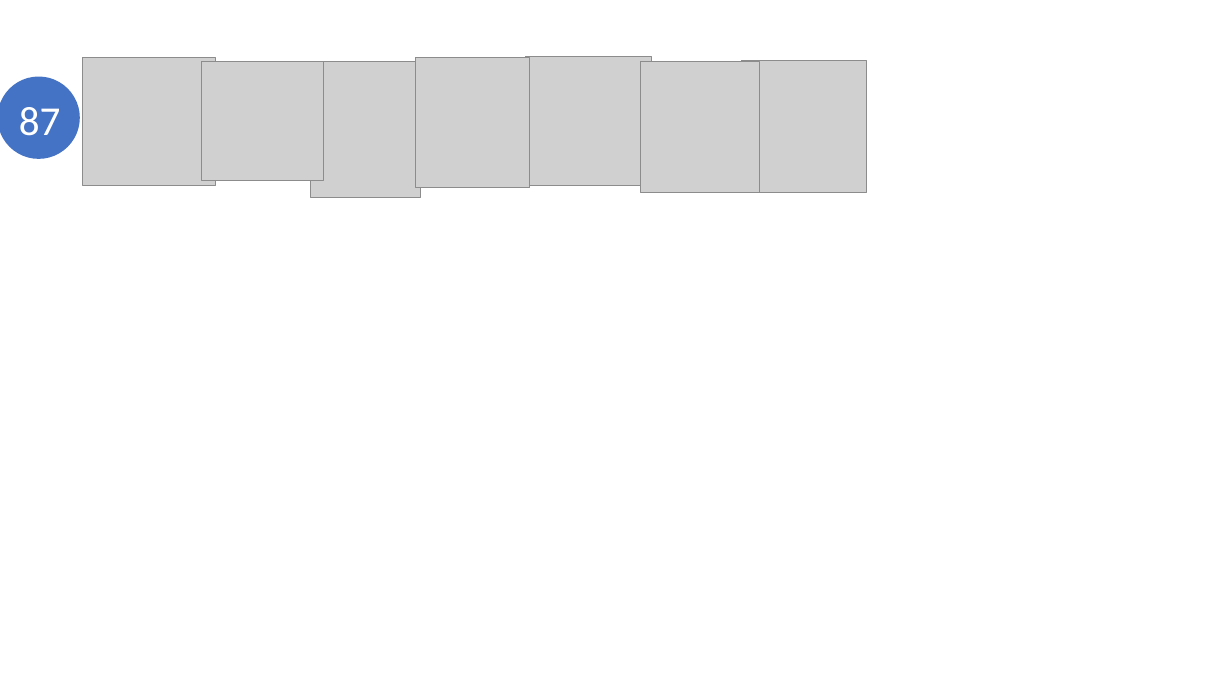
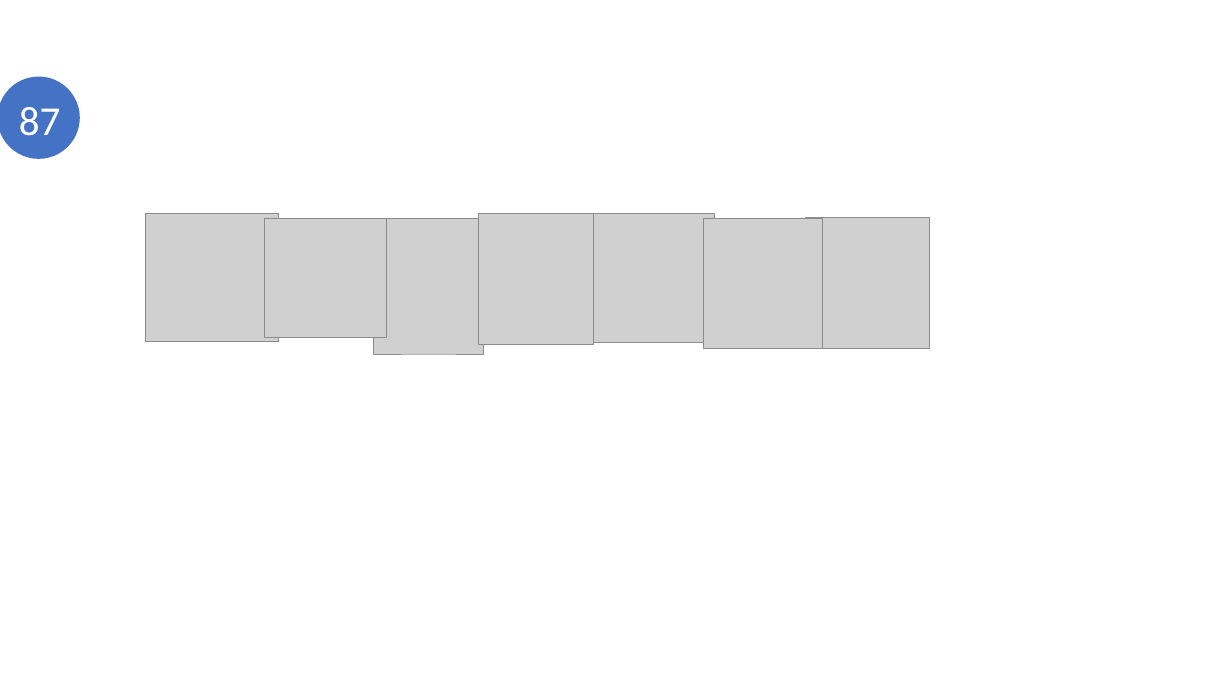
Before and after one commit to OHI-Science/mhi, a slide deck: slide 2 of prep/communication/OHI Hawaii display.pptx. Drawn at 1232x693 pixels with LibreOffice and Linux fonts; fonts in the diff are those of the drawing; grey boxes stand for pictures. Boxes give left, top, right and bottom in pixels: in the first picture for what was removed or moved away, otherwise in the second. Text is boxed around its words. In the diff, an @@ line names an element or a change of style, - is before the commit and + after.

```diff
--- a/prep/communication/OHI Hawaii display.pptx
+++ b/prep/communication/OHI Hawaii display.pptx
@@ 6 pictures moved together from (x1=83, y1=57, x2=867, y2=192) to (x1=146, y1=213, x2=930, y2=348) @@
@@ picture moved from (x1=311, y1=62, x2=421, y2=198) to (x1=373, y1=218, x2=483, y2=354) @@
```
Also in this commit, not shown: 1 slide added, 4 other files.
